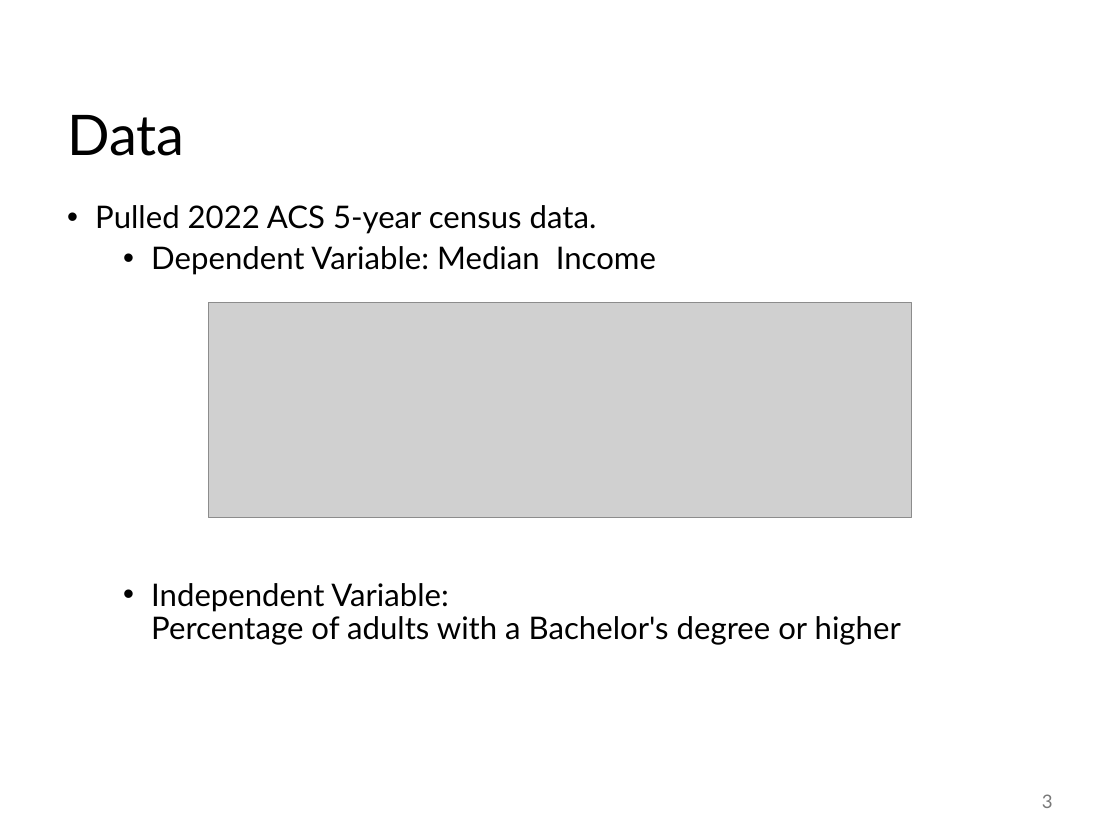
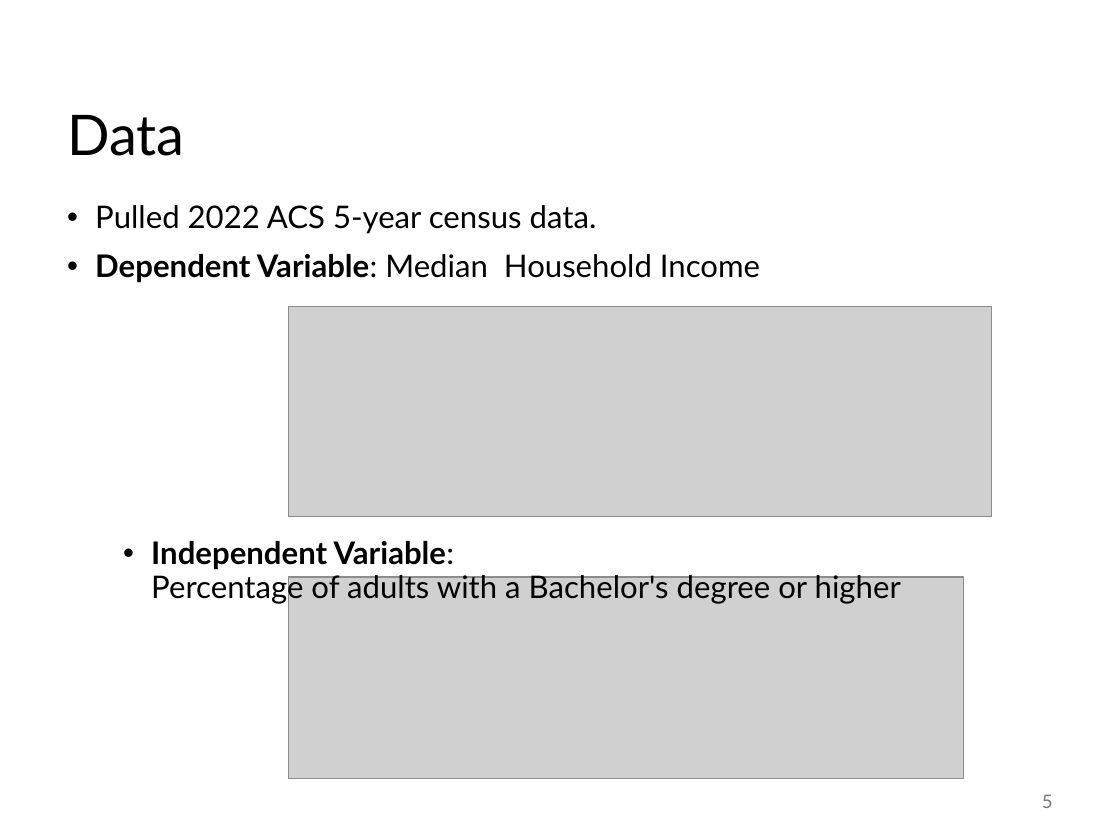
Before and after one commit to abuabara/abuabara.github.io, a slide deck: slide 5 of DAEN489S26/week13_slides.pptx (slide 3 before the commit). Drawn at 1120x840 pixels with LibreOffice and Linux fonts; fonts in the diff are those of the drawing; grey boxes stand for pictures. Boxes give left, top, right and bottom in pixels: in the first picture for what was removed or moved away, otherwise in the second. Text is boxed around its words. In the diff, an @@ line names an element or a change of style, - is before the commit and + after.

```diff
--- a/DAEN489S26/week13_slides.pptx
+++ b/DAEN489S26/week13_slides.pptx
@@ text at <box>95,254,760,283</box>: text changed @@
-  • Dependent Variable: Median Income
+• Dependent Variable: Median Household Income
@@ picture: place and size @@
-picture at <box>208,302,912,517</box>
+picture at <box>288,307,991,516</box>
@@ text at <box>151,541,901,604</box>: bold on in "Independent Variable:" @@
@@ picture added at <box>288,577,963,778</box> @@
@@ page number at <box>1042,794,1053,808</box>: text changed @@
-3
+5
```
Also in this commit, not shown: 8 other slides changed, 19 slides added, 19 slides removed, 2 other files.
